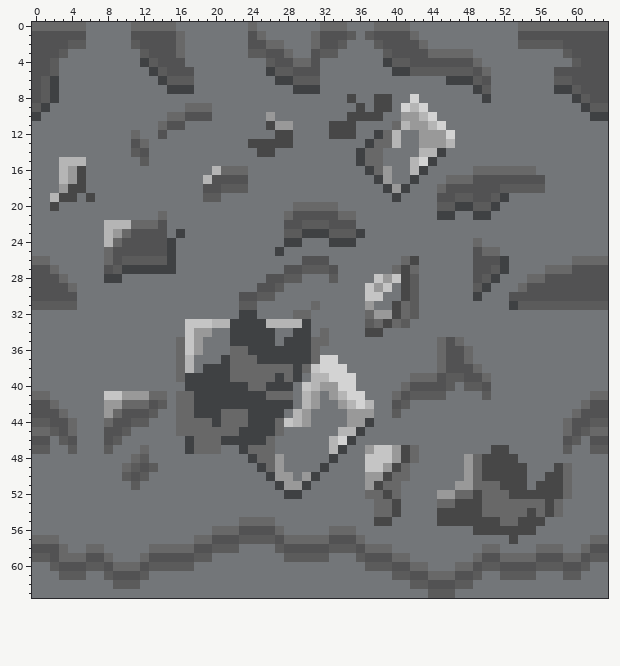
A pixel-art sprite gets an edit: Assets/Level/WALL_tile_up.png. The picture above was drawn from the file before the commit.
The file is 64x64 pixels. Colours within 5 levels of each other are drawn and written as one.
The same view after the edit:
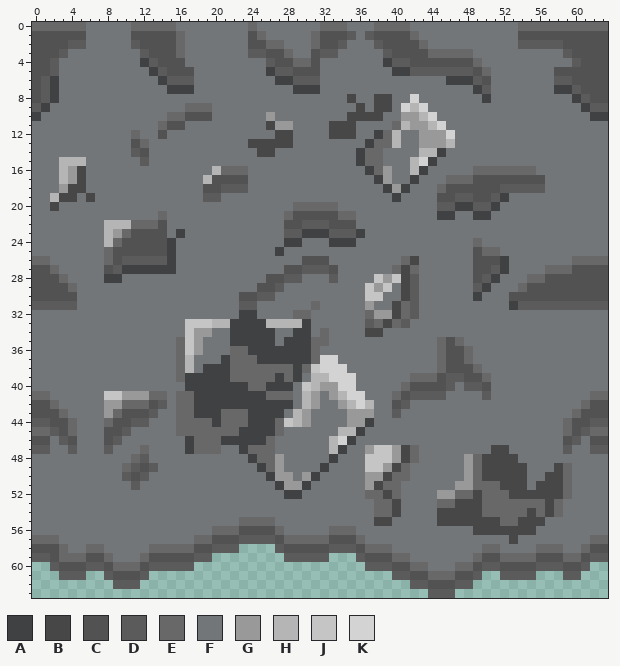
Palette (. is transparent): A #3f4143  B #474747  C #525253  D #5b5b5b  E #686868  F #737679  G #999999  H #b5b5b5  J #c5c5c5  K #d3d3d3
What changed:
Colour F is gone in row 58 at x 23 to 26; in row 59 at x 20 to 27 and 33 to 35; in row 60 at x 0 to 1, 18 to 36 and 62 to 63; in row 61 at x 0 to 2, 6 to 7, 13 to 39, 50 to 51, 56 to 58 and 61 to 63; in row 62 at x 0 to 8, 12 to 41 and 49 to 63; in row 63 at x 0 to 43 and 47 to 63.
Pixel boxes of the changes (left, top, right, bottom) in both pictures:
erased: (32, 544, 608, 598)
